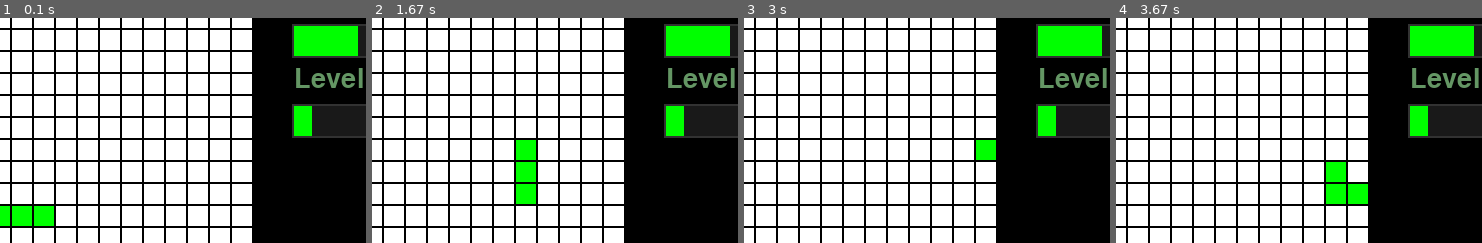
Above: before the commit, frames 1-4 (left to right).
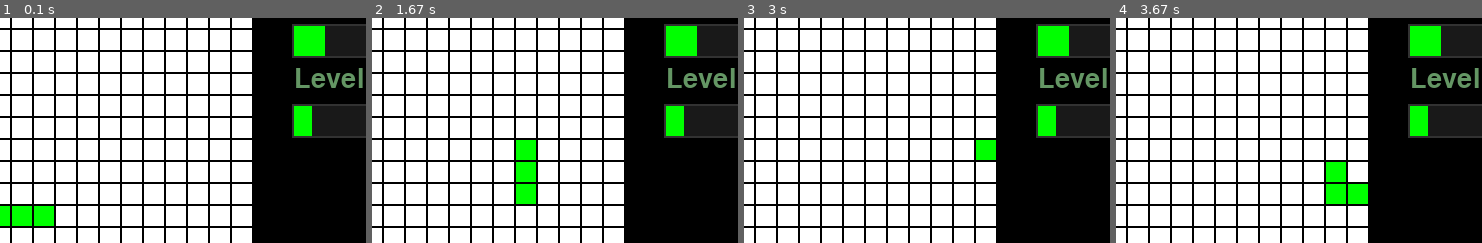
Above: after the commit, the same moments.

Repository: KonstBeliakov/pygame_snake
Game: pygame game, started from main.py
The game is run twice, just before and just after one commit, with the same random seed, the same clock (stepped at 60 frames per second) and the same inputs.
Inputs:
- Up to frame 1 (0.1 s): no input
- Up to frame 2 (1.67 s): click "Progress on level:" at 0.38 s; hold Up 1.17-1.63 s
- Up to frame 3 (3 s): hold Right 1.67-2.13 s; hold Down from 2.73 s (still down)
- Up to frame 4 (3.67 s): release Down at 3.03 s; hold Left 3.07-3.47 s; hold Up from 3.5 s (still down)
The pictures show only the part of the screen within x 26-76%, y 8-58%; the shares and areas given below are measured in that part.

The runs differ from the first frame. In frame 1, 1.2% of the frame differs, in the area x 88-98%, y 3-17%; in frame 2, 1.2%; in frame 3, 1.2%; in frame 4, 1.2%.

Commit message:
В файлах уровней теперь можно указывать вероятности выпадения предметов

Diff:
--- a/level1.txt
+++ b/level1.txt
@@ -3,6 +3,10 @@
 9 10
 10 10
 RIGHT
+3
+2 60
+4 25
+5 15
 0 0 0 0 0 0 0 0 0 0 0 0 0 0 0 0 0 0 0 0
 0 0 0 0 0 0 0 0 0 0 0 0 0 0 0 0 0 0 0 0
 0 0 0 0 0 0 0 0 0 0 0 0 0 0 0 0 0 0 0 0
--- a/level2.txt
+++ b/level2.txt
@@ -3,6 +3,10 @@
 4 3
 5 3
 RIGHT
+3
+2 60
+4 25
+5 15
 0 0 0 0 0 0 0 0 0 0 0 0 0 0 0 0 0 0 0 0
 0 0 0 0 0 0 0 0 0 0 0 0 0 0 0 0 0 0 0 0
 0 0 0 0 0 0 0 0 0 0 0 0 0 0 0 0 0 0 0 0
--- a/level3.txt
+++ b/level3.txt
@@ -3,6 +3,11 @@
 9 10
 10 10
 RIGHT
+4
+2 50
+4 10
+5 10
+7 30
 3 3 3 3 3 3 3 3 3 3 3 3 3 3 3 3 3 3 3 3
 3 0 0 0 0 0 0 0 0 0 0 0 0 0 0 0 0 0 0 3
 3 0 0 0 0 0 0 0 0 0 0 0 0 0 0 0 0 0 0 3
--- a/level4.txt
+++ b/level4.txt
@@ -3,6 +3,11 @@
 9 10
 10 10
 RIGHT
+4
+2 40
+4 15
+5 25
+7 20
 3 3 3 3 3 3 3 3 3 3 3 3 3 3 3 3 3 3 3 3
 3 0 0 0 0 0 0 0 0 0 0 0 0 0 0 0 0 0 0 3
 3 0 0 0 0 0 0 0 0 0 0 0 0 0 0 0 0 0 0 3
--- a/level5.txt
+++ b/level5.txt
@@ -3,6 +3,11 @@
 4 3
 5 3
 RIGHT
+4
+2 40
+4 15
+5 25
+7 20
 3 3 3 3 3 3 3 3 3 3 3 3 3 3 3 3 3 3 3 3
 3 0 0 0 0 0 0 0 3 3 3 3 0 0 0 0 0 0 0 3
 3 0 0 0 0 0 0 0 3 3 3 3 0 0 0 0 0 0 0 3
--- a/main.py
+++ b/main.py
@@ -36,7 +36,7 @@
 
 text1 = font.render('Progress on level:', True, text_color)
 
-level_progress_bar = progress_bar.ProgressBar(1, 3)
+level_progress_bar = progress_bar.ProgressBar(1, 6)
 level_progress_bar.set_position(n * (SELL_SIZE + 2) + 50, 50)
 level_progress_bar.set_size(200, 30)
 
@@ -99,17 +99,11 @@
                 if not items:
                     t = random.randrange(5)
                     pos = random.choice([(i, j) for i in range(n) for j in range(n) if not snake_map.updating_map[i][j]])
-                    match t:
-                        case 0:
-                            items.append(item.Item(pos, 4, 'speed'))
-                        case 1:
-                            items.append(item.Item(pos, 5, 'slowness'))
-                        case 2:
-                            items.append(item.Item(pos, 6, 'disorientation'))
-                        case 3:
-                            items.append(item.Item(pos, 7, 'darkness'))
-                        case _:
-                            items.append(item.Item(pos, 2))
+
+                    effects = {2: None, 4: 'speed', 5: 'slowness', 6: 'disorientation', 7: 'darkness'}
+
+                effect = random.choices([2, 4, 5, 6, 7], weights=[snake_map.drop_probability.get(i, 0) for i in [2, 4, 5, 6, 7]])[0] #
+                items.append(item.Item(pos, effect, effects[effect]))
 
         level_progress_bar.draw(screen)
         level_bar.draw(screen)
--- a/map.py
+++ b/map.py
@@ -15,6 +15,7 @@
         self.updating_map = []
         self.block_colors = [(255, 255, 255), (0, 255, 0), (255, 0, 0), (50, 50, 50), (0, 255, 255), (0, 150, 0),
                              (150, 150, 0), (100, 0, 100)]
+        self.drop_probability = {}
 
     def loadMap(self, level, snake):
         self.map = []
@@ -28,6 +29,11 @@
                 line = file.readline()
                 snake.position.append((int(line.split()[0]), int(line.split()[1])))
             snake.direction = file.readline().strip()
+
+            n = int(file.readline())
+            for i in range(n):
+                line = file.readline()
+                self.drop_probability[int(line.split()[0])] = int(line.split()[1])
 
             for line in file.readlines():
                 self.map.append([int(i) for i in line.split()])
--- a/snake.py
+++ b/snake.py
@@ -88,8 +88,6 @@
                     head = (self.position[-1][0], self.position[-1][1] + 1)
 
             head = (head[0] % map_size, head[1] % map_size)
-            #if head[0] < 0 or head[1] < 0 or head[0] > map_size - 1 or head[1] > map_size - 1:
-            #    return 'GameOver'
 
             if self.length <= len(self.position):
                 del self.position[0]
